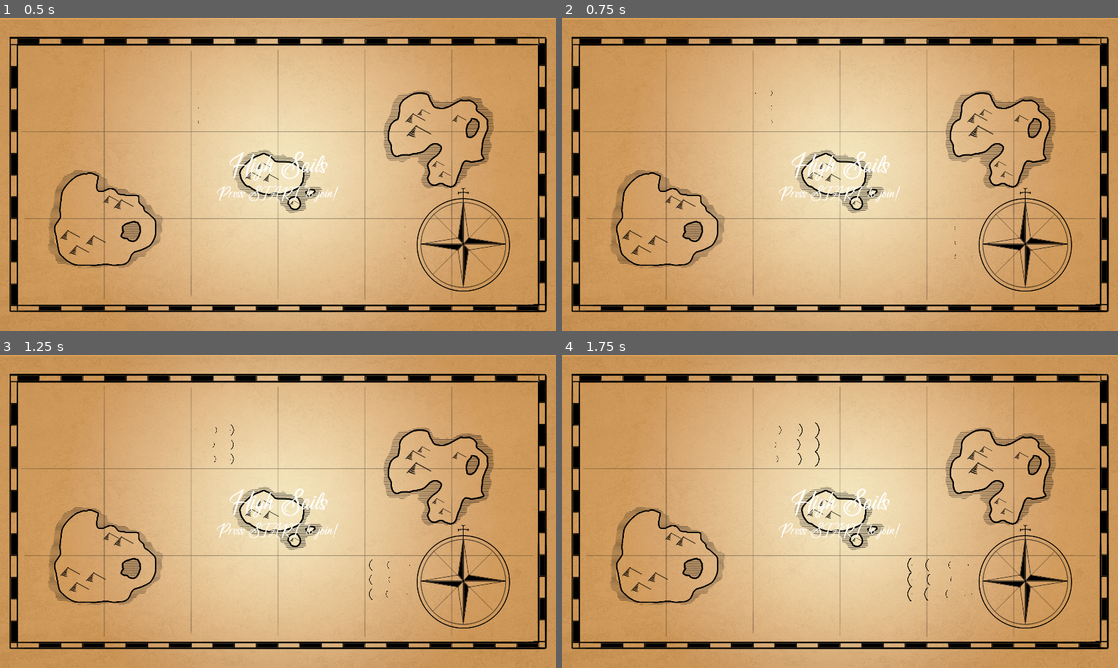
Above: before the commit, frames 1-4 (two rows, left to right).
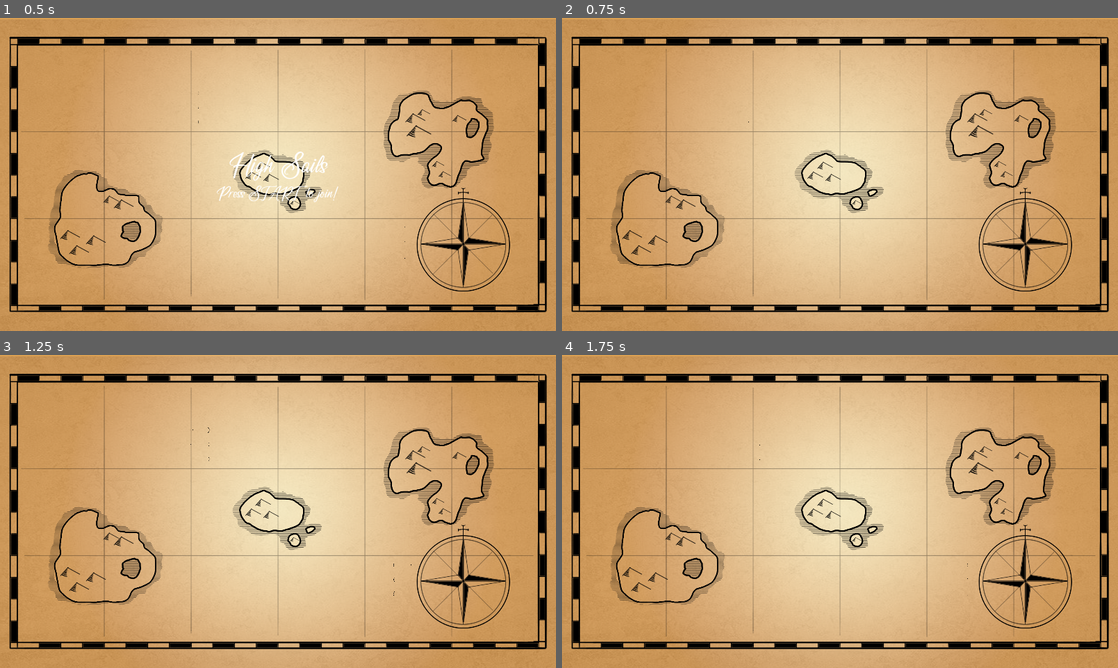
Above: after the commit, the same moments.

Repository: jservant/HighSails
Game: Godot game, scene res://Scenes/Basically Done/Main.tscn
Two runs of this game, one before a commit and one after it. Both use one fixed random seed, a clock stepped at 60 frames per second and the inputs below.
Inputs:
- Up to frame 1 (0.5 s): no input
- Up to frame 2 (0.75 s): tap Enter (restart, bound only after the commit) at 0.5 s; tap 1 (spawn_p1, bound only after the commit) at 0.6 s
- Up to frame 3 (1.25 s): tap 2 (spawn_p2, bound only after the commit) at 0.8 s
- Up to frame 4 (1.75 s): tap Enter (restart, bound only after the commit) at 1.25 s; tap 2 (spawn_p2, bound only after the commit) at 1.35 s; tap 1 (spawn_p1, bound only after the commit) at 1.55 s

Frame 1 is identical in both runs. In frame 2, 0.7% of the frame differs, in the area x 33-74%, y 23-77%; in frame 3, 0.7%; in frame 4, 0.8%, in the area x 35-75%, y 21-79%.

Commit message:
Started work on input system overhaul

Diff:
--- a/Scripts/Main.gd
+++ b/Scripts/Main.gd
@@ -55,12 +55,11 @@
 func _process(delta):
 	if Input.is_action_just_pressed("ui_esc"):
 		get_tree().quit()
-	if Input.is_action_just_pressed("spawn"):
+	if Input.is_action_just_pressed("spawn_p1") or Input.is_action_just_pressed("spawn_p2"):
 		youWinUI.text = ""
 		startUI.text = ""
-	if isGameOver == true:
-		if Input.is_action_just_pressed("restart"):
-			get_tree().reload_current_scene()
+	if Input.is_action_just_pressed("restart"):
+		get_tree().reload_current_scene()
 #	if Input.is_action_just_pressed("restart"):
 #		InputEvent.get_device()
 #	#print("# of barrels in barrels: ", barrels.size())
@@ -68,6 +67,6 @@
 func whoWon(playerWhoWon: int):
 	for player in players:
 		player.queue_free()
-	youWinUI.text = str("Player ", playerWhoWon+1 ," wins!\nPress Select to play again")
+	youWinUI.text = str("Player ", playerWhoWon+1 ," wins!\nPress Top Right Button to play again")
 	print("Player ", playerWhoWon+1, " wins!")
 	isGameOver = true
--- a/project.godot
+++ b/project.godot
@@ -93,40 +93,40 @@
 "deadzone": 0.5,
 "events": [  ]
 }
-move_left={
+move_left_p1={
 "deadzone": 0.5,
 "events": [ Object(InputEventKey,"resource_local_to_scene":false,"resource_name":"","device":0,"alt":false,"shift":false,"control":false,"meta":false,"command":false,"pressed":false,"scancode":65,"physical_scancode":0,"unicode":0,"echo":false,"script":null)
 , Object(InputEventJoypadButton,"resource_local_to_scene":false,"resource_name":"","device":0,"button_index":14,"pressure":0.0,"pressed":false,"script":null)
  ]
 }
-move_right={
+move_right_p1={
 "deadzone": 0.5,
 "events": [ Object(InputEventKey,"resource_local_to_scene":false,"resource_name":"","device":0,"alt":false,"shift":false,"control":false,"meta":false,"command":false,"pressed":false,"scancode":68,"physical_scancode":0,"unicode":0,"echo":false,"script":null)
 , Object(InputEventJoypadButton,"resource_local_to_scene":false,"resource_name":"","device":0,"button_index":15,"pressure":0.0,"pressed":false,"script":null)
  ]
 }
-move_up={
+move_up_p1={
 "deadzone": 0.5,
 "events": [ Object(InputEventKey,"resource_local_to_scene":false,"resource_name":"","device":0,"alt":false,"shift":false,"control":false,"meta":false,"command":false,"pressed":false,"scancode":87,"physical_scancode":0,"unicode":0,"echo":false,"script":null)
 , Object(InputEventJoypadButton,"resource_local_to_scene":false,"resource_name":"","device":0,"button_index":12,"pressure":0.0,"pressed":false,"script":null)
  ]
 }
-move_down={
+move_down_p1={
 "deadzone": 0.5,
 "events": [ Object(InputEventKey,"resource_local_to_scene":false,"resource_name":"","device":0,"alt":false,"shift":false,"control":false,"meta":false,"command":false,"pressed":false,"scancode":83,"physical_scancode":0,"unicode":0,"echo":false,"script":null)
 , Object(InputEventJoypadButton,"resource_local_to_scene":false,"resource_name":"","device":0,"button_index":13,"pressure":0.0,"pressed":false,"script":null)
  ]
 }
-shoot_right={
+shoot_right_p1={
 "deadzone": 0.5,
-"events": [ Object(InputEventMouseButton,"resource_local_to_scene":false,"resource_name":"","device":0,"alt":false,"shift":false,"control":false,"meta":false,"command":false,"button_mask":0,"position":Vector2( 0, 0 ),"global_position":Vector2( 0, 0 ),"factor":1.0,"button_index":2,"pressed":false,"doubleclick":false,"script":null)
-, Object(InputEventJoypadButton,"resource_local_to_scene":false,"resource_name":"","device":0,"button_index":5,"pressure":0.0,"pressed":false,"script":null)
+"events": [ Object(InputEventJoypadButton,"resource_local_to_scene":false,"resource_name":"","device":0,"button_index":5,"pressure":0.0,"pressed":false,"script":null)
+, Object(InputEventKey,"resource_local_to_scene":false,"resource_name":"","device":0,"alt":false,"shift":false,"control":false,"meta":false,"command":false,"pressed":false,"scancode":0,"physical_scancode":88,"unicode":0,"echo":false,"script":null)
  ]
 }
-shoot_left={
+shoot_left_p1={
 "deadzone": 0.5,
-"events": [ Object(InputEventMouseButton,"resource_local_to_scene":false,"resource_name":"","device":0,"alt":false,"shift":false,"control":false,"meta":false,"command":false,"button_mask":0,"position":Vector2( 0, 0 ),"global_position":Vector2( 0, 0 ),"factor":1.0,"button_index":1,"pressed":false,"doubleclick":false,"script":null)
-, Object(InputEventJoypadButton,"resource_local_to_scene":false,"resource_name":"","device":0,"button_index":4,"pressure":0.0,"pressed":false,"script":null)
+"events": [ Object(InputEventJoypadButton,"resource_local_to_scene":false,"resource_name":"","device":0,"button_index":4,"pressure":0.0,"pressed":false,"script":null)
+, Object(InputEventKey,"resource_local_to_scene":false,"resource_name":"","device":0,"alt":false,"shift":false,"control":false,"meta":false,"command":false,"pressed":false,"scancode":0,"physical_scancode":90,"unicode":0,"echo":false,"script":null)
  ]
 }
 ui_esc={
@@ -136,13 +136,39 @@
 }
 restart={
 "deadzone": 0.5,
-"events": [ Object(InputEventKey,"resource_local_to_scene":false,"resource_name":"","device":0,"alt":false,"shift":false,"control":false,"meta":false,"command":false,"pressed":false,"scancode":0,"physical_scancode":82,"unicode":0,"echo":false,"script":null)
+"events": [ Object(InputEventKey,"resource_local_to_scene":false,"resource_name":"","device":0,"alt":false,"shift":false,"control":false,"meta":false,"command":false,"pressed":false,"scancode":0,"physical_scancode":16777221,"unicode":0,"echo":false,"script":null)
 , Object(InputEventJoypadButton,"resource_local_to_scene":false,"resource_name":"","device":-1,"button_index":10,"pressure":0.0,"pressed":false,"script":null)
  ]
 }
-spawn={
+spawn_p1={
 "deadzone": 0.5,
 "events": [ Object(InputEventJoypadButton,"resource_local_to_scene":false,"resource_name":"","device":-1,"button_index":11,"pressure":0.0,"pressed":false,"script":null)
+, Object(InputEventKey,"resource_local_to_scene":false,"resource_name":"","device":0,"alt":false,"shift":false,"control":false,"meta":false,"command":false,"pressed":false,"scancode":0,"physical_scancode":49,"unicode":0,"echo":false,"script":null)
+ ]
+}
+move_left_p2={
+"deadzone": 0.5,
+"events": [ Object(InputEventKey,"resource_local_to_scene":false,"resource_name":"","device":0,"alt":false,"shift":false,"control":false,"meta":false,"command":false,"pressed":false,"scancode":0,"physical_scancode":16777231,"unicode":0,"echo":false,"script":null)
+ ]
+}
+move_right_p2={
+"deadzone": 0.5,
+"events": [ Object(InputEventKey,"resource_local_to_scene":false,"resource_name":"","device":0,"alt":false,"shift":false,"control":false,"meta":false,"command":false,"pressed":false,"scancode":0,"physical_scancode":16777233,"unicode":0,"echo":false,"script":null)
+ ]
+}
+shoot_right_p2={
+"deadzone": 0.5,
+"events": [ Object(InputEventKey,"resource_local_to_scene":false,"resource_name":"","device":0,"alt":false,"shift":false,"control":false,"meta":false,"command":false,"pressed":false,"scancode":0,"physical_scancode":56,"unicode":0,"echo":false,"script":null)
+ ]
+}
+shoot_left_p2={
+"deadzone": 0.5,
+"events": [ Object(InputEventKey,"resource_local_to_scene":false,"resource_name":"","device":0,"alt":false,"shift":false,"control":false,"meta":false,"command":false,"pressed":false,"scancode":0,"physical_scancode":55,"unicode":0,"echo":false,"script":null)
+ ]
+}
+spawn_p2={
+"deadzone": 0.5,
+"events": [ Object(InputEventKey,"resource_local_to_scene":false,"resource_name":"","device":0,"alt":false,"shift":false,"control":false,"meta":false,"command":false,"pressed":false,"scancode":0,"physical_scancode":50,"unicode":0,"echo":false,"script":null)
  ]
 }
 
